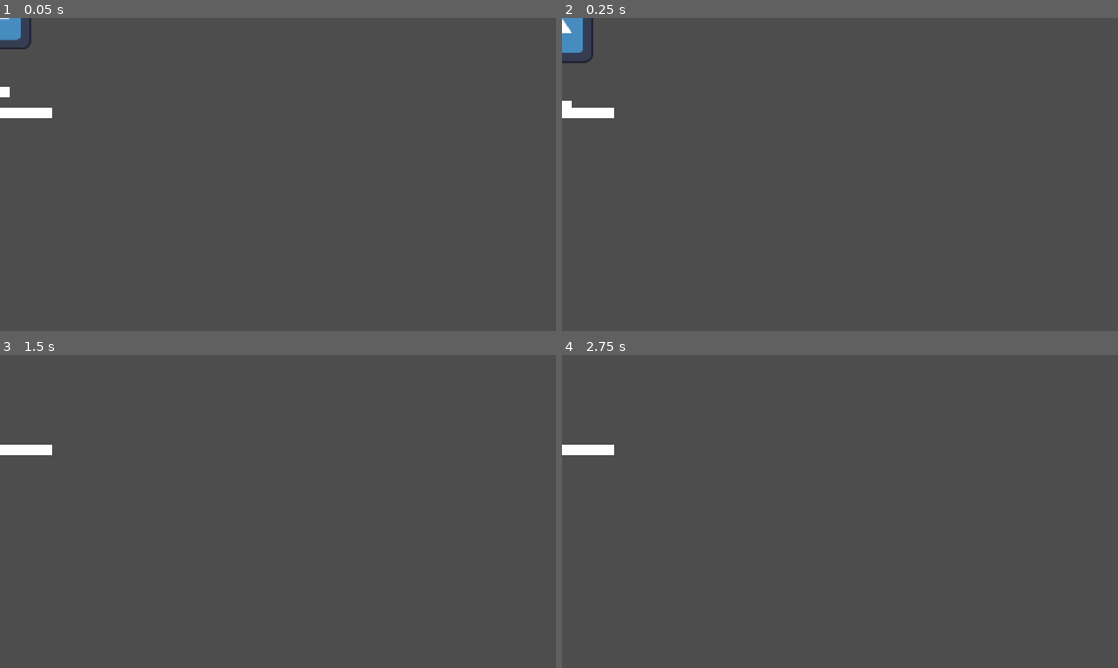
Above: before the commit, frames 1-4 (two rows, left to right).
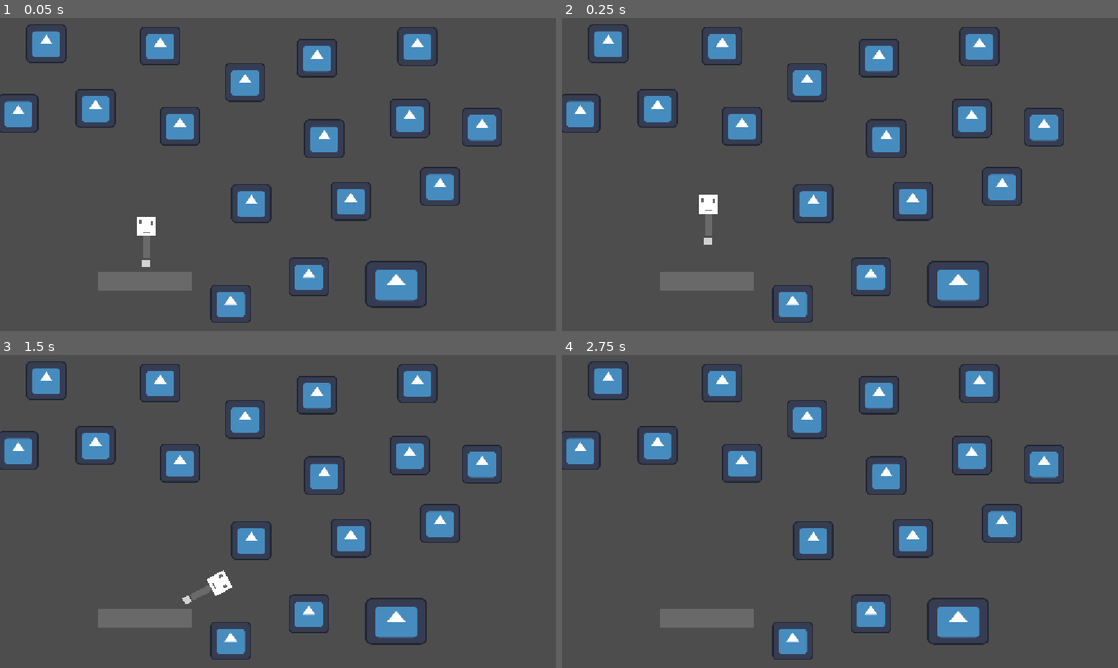
Above: after the commit, the same moments.

Repository: kaioboyle/bounceback
Game: Godot game, scene res://world2.tscn
The game is run twice, just before and just after one commit, with the same random seed, the same clock (stepped at 60 frames per second) and the same inputs. Before the commit the project starts from res://node_2d.tscn. The engine's default icon, where the game draws it, is replaced by a stand-in: a white triangle on a blue panel in a dark square.
Inputs (mouse positions are in pixels of both pictures, inside the frame that each line leads up to):
- Up to frame 1 (0.05 s): no input
- Up to frame 2 (0.25 s): no input
- Up to frame 3 (1.5 s): move the mouse to (400, 495) at 0.52 s; hold D (right) 0.53-1.25 s; click (400, 495) at 0.67 s; drag from (166, 527) to (250, 574) at 1.27 s
- Up to frame 4 (2.75 s): move the mouse to (895, 442) at 2.02 s; hold D (right) from 2.03 s (still down)

The runs differ from the first frame. In frame 1, 11% of the frame differs, in the area x 0-91%, y 0-98%; in frame 2, 11%; in frame 3, 11%; in frame 4, 10%.

Commit message:
beautiful child

Diff:
--- a/player.tscn
+++ b/player.tscn
@@ -42,6 +42,37 @@
 offset_bottom = 8.0
 color = Color(0.8226427, 0.8226427, 0.8226427, 1)
 
+[node name="ColorRect2" type="ColorRect" parent="CharacterBody2D" unique_id=1416758729]
+offset_left = -14.0
+offset_top = -13.0
+offset_right = -8.0
+offset_bottom = -5.0
+color = Color(0.41674656, 0.4167466, 0.41674656, 1)
+
+[node name="ColorRect" type="ColorRect" parent="CharacterBody2D/ColorRect2" unique_id=220761368]
+layout_mode = 0
+offset_left = 23.0
+offset_top = 2.0
+offset_right = 29.0
+offset_bottom = 10.0
+color = Color(0.41674656, 0.4167466, 0.41674656, 1)
+
+[node name="ColorRect" type="ColorRect" parent="CharacterBody2D/ColorRect2/ColorRect" unique_id=2106280330]
+layout_mode = 0
+offset_left = -15.0
+offset_top = 22.0
+offset_right = -1.0
+offset_bottom = 25.0
+color = Color(0.41674656, 0.4167466, 0.41674656, 1)
+
+[node name="ColorRect" type="ColorRect" parent="CharacterBody2D/ColorRect2/ColorRect/ColorRect" unique_id=695139215]
+layout_mode = 0
+offset_left = -1.0
+offset_top = 9.0
+offset_right = 13.0
+offset_bottom = 55.0
+color = Color(0.41674656, 0.4167466, 0.41674656, 1)
+
 [node name="Node2D" type="Node2D" parent="." unique_id=233123758]
 position = Vector2(0, 105)
 
--- a/project.godot
+++ b/project.godot
@@ -11,7 +11,7 @@
 [application]
 
 config/name="bounceback"
-run/main_scene="res://node_2d.tscn"
+run/main_scene="uid://babk3xjcdaepb"
 config/features=PackedStringArray("4.7", "Forward Plus")
 config/icon="res://icon.svg"
 
--- a/world2.tscn
+++ b/world2.tscn
@@ -4,6 +4,7 @@
 [ext_resource type="PackedScene" uid="uid://yl6rjet3so5n" path="res://player.tscn" id="2_xljjp"]
 [ext_resource type="PackedScene" uid="uid://ewpdlivmg10" path="res://assets/long_rectangle.tscn" id="3_xljjp"]
 [ext_resource type="PackedScene" uid="uid://dittiro7pnbp7" path="res://world.tscn" id="4_xdth8"]
+[ext_resource type="AudioStream" uid="uid://cxd2yqbe8aqm1" path="res://Project_1.wav" id="5_vef27"]
 
 [sub_resource type="TileSetAtlasSource" id="TileSetAtlasSource_xdth8"]
 texture = ExtResource("1_bkyvu")
@@ -135,3 +136,7 @@
 
 [node name="World16" parent="." unique_id=1823480856 instance=ExtResource("4_xdth8")]
 position = Vector2(860, 81)
+
+[node name="AudioStreamPlayer2D" type="AudioStreamPlayer2D" parent="." unique_id=1502495992]
+stream = ExtResource("5_vef27")
+autoplay = true
Not shown, added: Project_1.wav.import
Not shown, added: Project_1.wav
